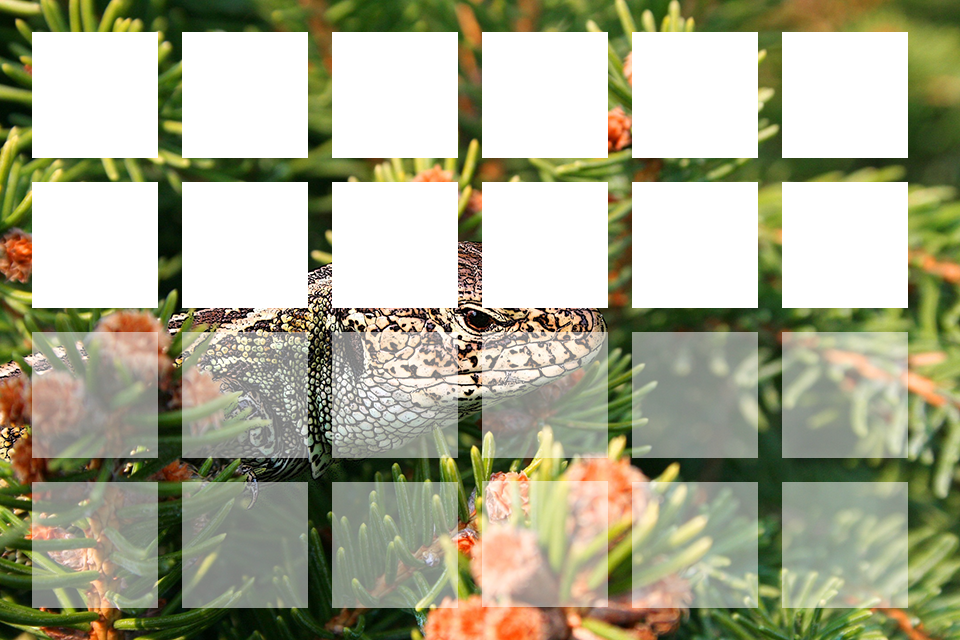
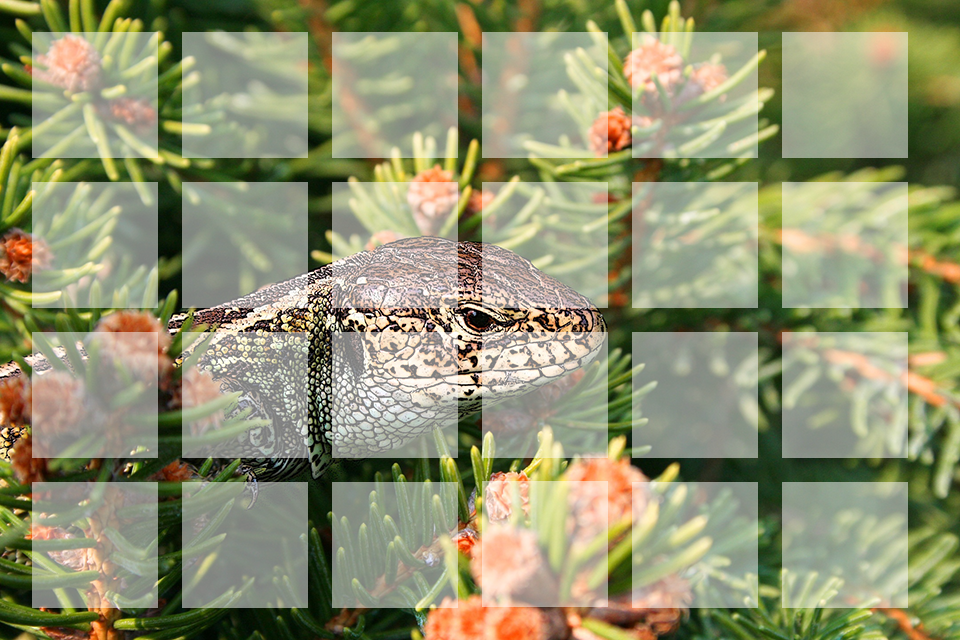
The second w=960, h=640 image is a revision of the first. Changes to its layers:
showed group "Group 1" (24 layers), opacity 100% → 50% over [32, 32, 908, 308]
removed layer "Layer 1" (was 50%) over [32, 32, 908, 308]
"Layer 8": opacity 50% → 100% over [32, 182, 158, 308]
"Layer 9": opacity 50% → 100% over [182, 182, 308, 308]
"Layer 10": opacity 50% → 100% over [332, 182, 458, 308]
"Layer 11": opacity 50% → 100% over [482, 182, 608, 308]
"Layer 12": opacity 50% → 100% over [632, 182, 758, 308]
"Layer 13": opacity 50% → 100% over [782, 182, 908, 308]
"Layer 2": opacity 50% → 100% over [32, 32, 158, 158]
"Layer 3": opacity 50% → 100% over [182, 32, 308, 158]
"Layer 4": opacity 50% → 100% over [332, 32, 458, 158]
"Layer 5": opacity 50% → 100% over [482, 32, 608, 158]
"Layer 6": opacity 50% → 100% over [632, 32, 758, 158]
"Layer 7": opacity 50% → 100% over [782, 32, 908, 158]
